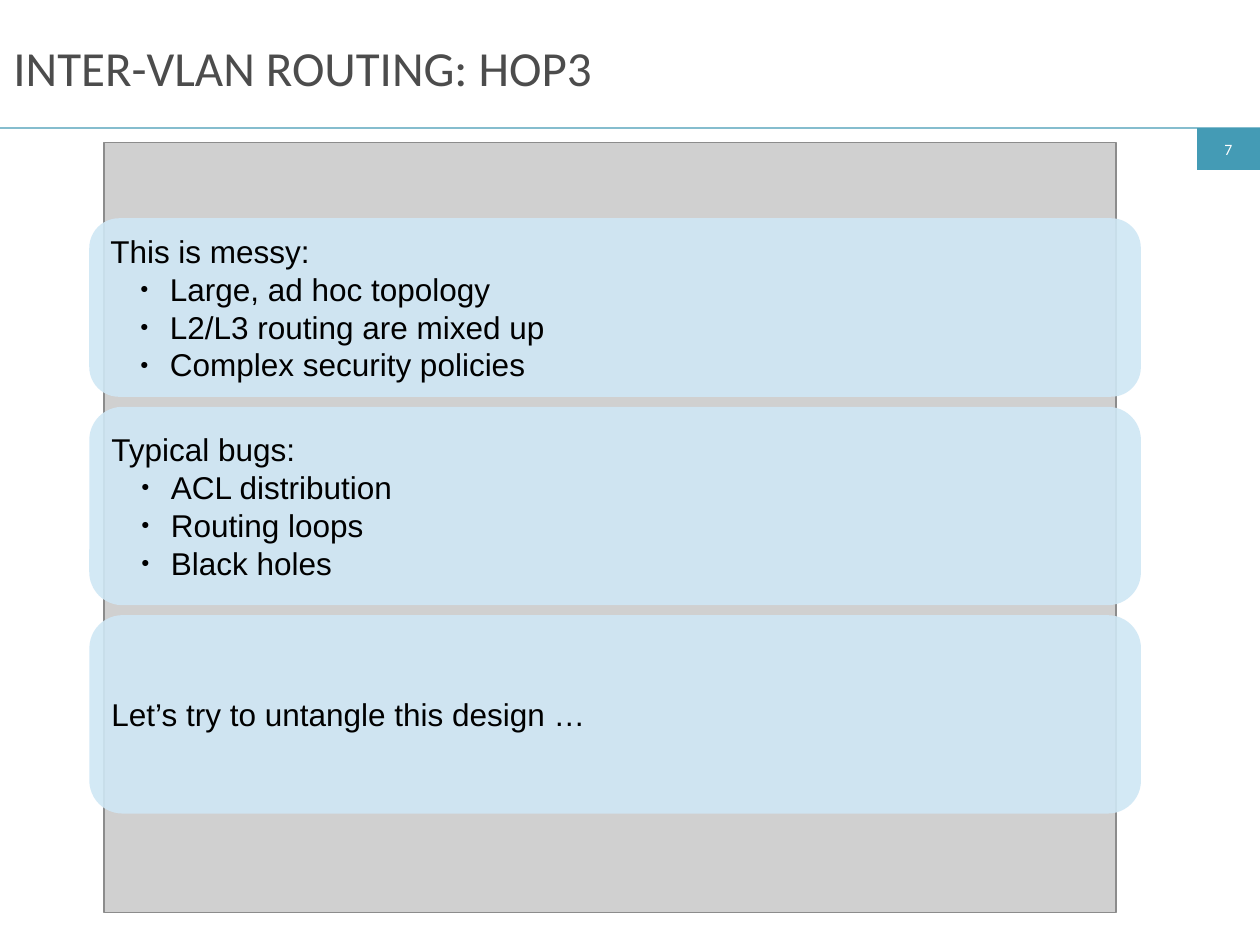
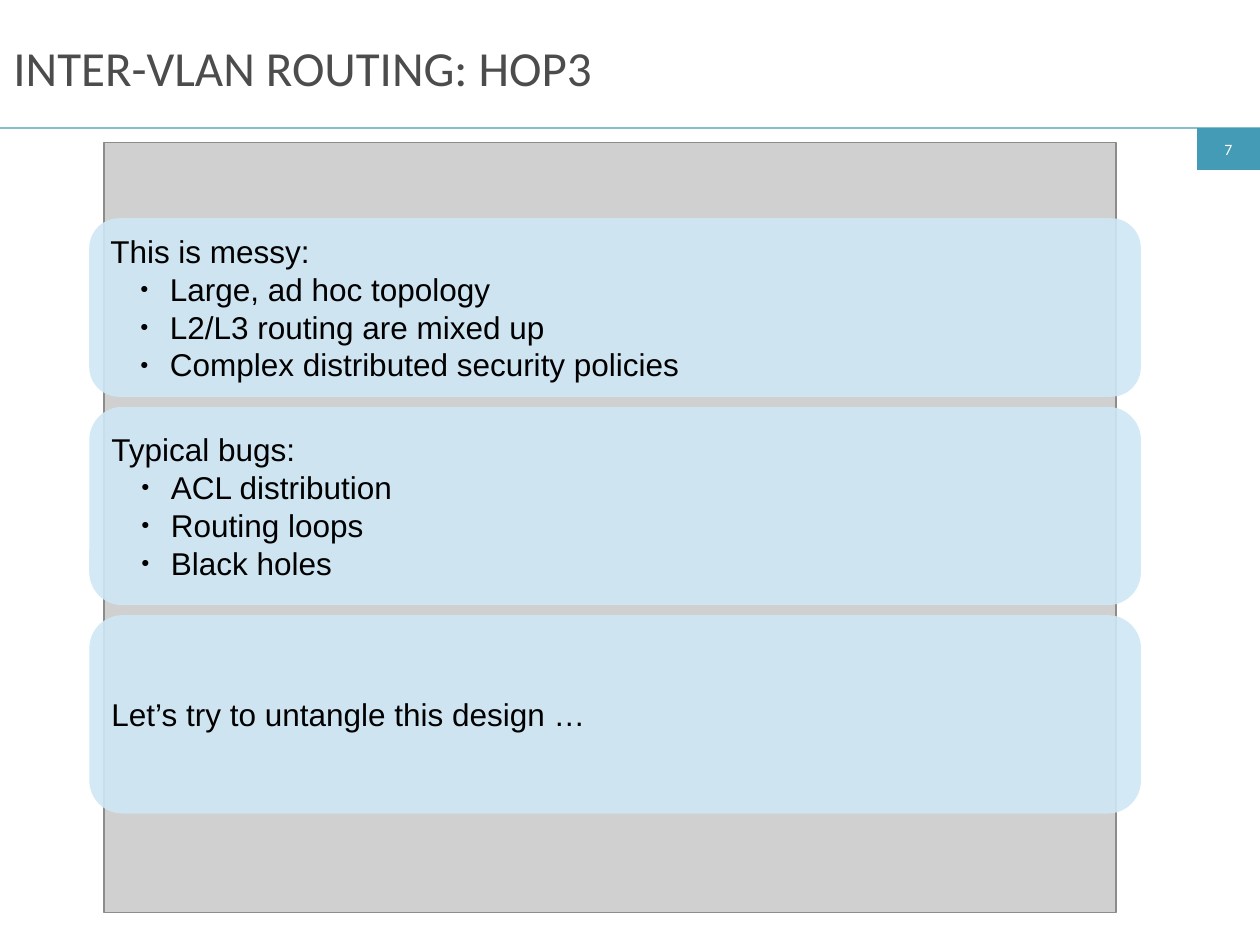
Before and after one commit to ryzhyk/cocoon, a slide deck: slide 7 of doc/netpl16/talk/cocoon.odp. Drawn at 1260x945 pixels with LibreOffice and Linux fonts; fonts in the diff are those of the drawing; grey boxes stand for pictures. Boxes give left, top, right and bottom in pixels: in the first picture for what was removed or moved away, otherwise in the second. Text is boxed around its words. In the diff, an @@ line names an element or a change of style, - is before the commit and + after.

```diff
--- a/doc/netpl16/talk/cocoon.odp
+++ b/doc/netpl16/talk/cocoon.odp
@@ text in rounded rectangle at box(170, 353, 679, 382): text changed @@
-  ● Complex security policies
+  ● Complex distributed security policies
```
Also in this commit, not shown: 10 other slides changed, 2 slides added, 2 other files.
